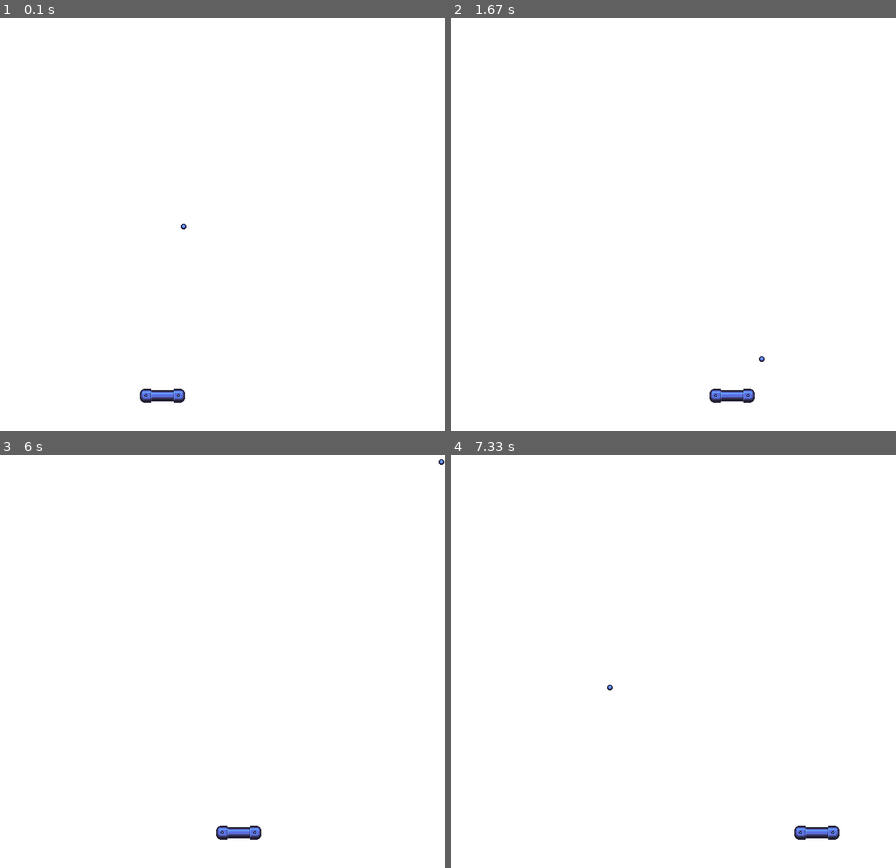
Above: before the commit, frames 1-4 (two rows, left to right).
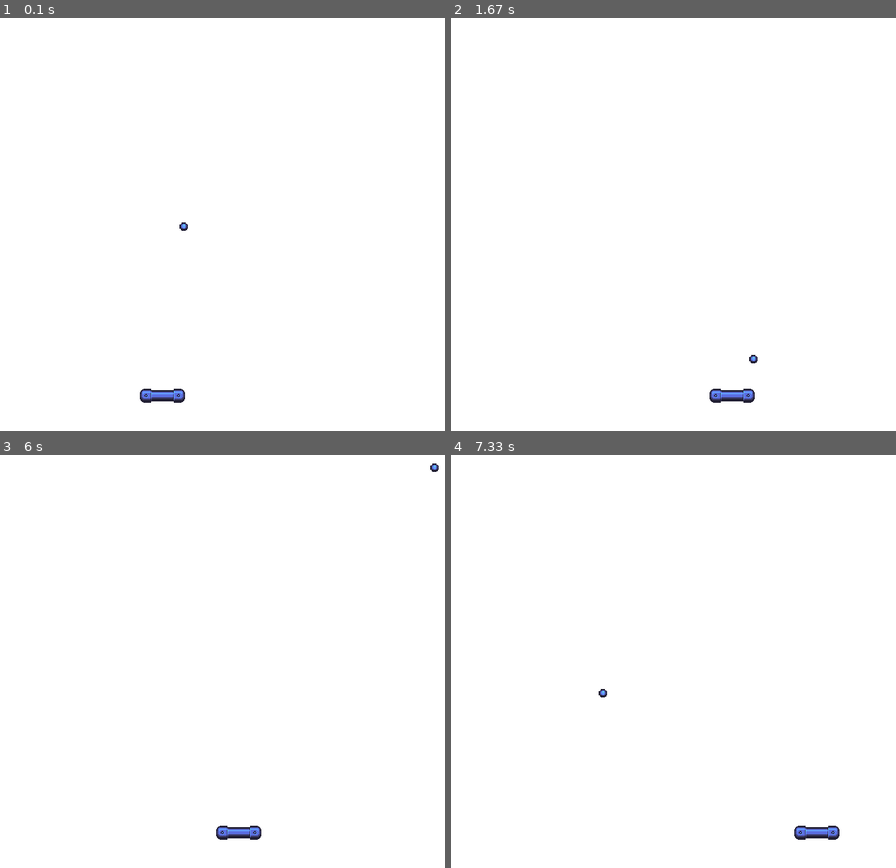
Above: after the commit, the same moments.

Repository: Kings-Crew/Gruppuppgift_pygame_projekt
Game: pygame game, started from main.py
The game is run twice, just before and just after one commit, with the same random seed, the same clock (stepped at 60 frames per second) and the same inputs.
Inputs:
- Up to frame 1 (0.1 s): no input
- Up to frame 2 (1.67 s): hold Right 0.33-0.8 s; hold Right 0.83-1.3 s; hold Left from 1.33 s (still down)
- Up to frame 3 (6 s): release Left at 1.87 s; hold Left 1.9-2.3 s; hold Right 2.33-2.97 s; hold Left 3-3.47 s; hold Right 3.5-3.97 s; hold Right 4-4.47 s; hold Left 4.5-5.03 s; hold Left 5.07-5.47 s; hold Right from 5.5 s (still down)
- Up to frame 4 (7.33 s): release Right at 6.13 s; hold Left 6.17-6.63 s; hold Right 6.67-7.13 s; hold Right from 7.17 s (still down)

The runs differ from the first frame. In frame 1, less than 0.1% of the frame differs, in the area x 40-43%, y 49-52%; in frame 2, less than 0.1%, in the area x 66-71%, y 81-84%; in frame 3, less than 0.1%; in frame 4, less than 0.1%.

Commit message:
ändrade bollens storlek

Diff:
--- a/main.py
+++ b/main.py
@@ -1,11 +1,12 @@
 
+from ctypes.wintypes import RGB
 import pygame
 import time
 import os
 from random import randint as RI
 
 pygame.init()
-collision_threshhold = 5
+collision_threshhold = 12
 max_ball_speed = 5
 WHITE = (255,255,255)
 FPS = 60
@@ -29,7 +30,7 @@
         self.direction = 0
         self.speed = 10
     def update(self):
-        if self.x_pos < 32:
+        if self.x_pos < 32:#32 halva bord length
             self.x_pos = 32
         if self.x_pos > WIDTH -32:
             self.x_pos = WIDTH -32
@@ -48,14 +49,15 @@
         self.x_pos = WIDTH / 2
         self.y_pos = HEIGHT / 2
         self.image = pygame.image.load(os.path.join(img_folder, 'ball_piece_blue.png')).convert_alpha()
+        self.image = pygame.transform.scale(self.image, (12,12))
         self.rect = self.image.get_rect()
         self.velocity = [RI(4,8), RI(-8, 8)]#self.velocity[0] är första random i listan och self.velocity[1] är den andra
         self.rect.center = (self.x_pos, self.y_pos)
     def update(self):
-        #4 är halva bollens storlek i pixels
-        if self.x_pos < 4 or self.x_pos > WIDTH - 4: #if ball collide with left or rigth side it will reverse
+        #6 är halva bollens storlek i pixels
+        if self.x_pos < 6 or self.x_pos > WIDTH - 6: #if ball collide with left or rigth side it will reverse
             self.velocity[0] = -self.velocity[0]
-        if self.y_pos < 4: #if the ball collide with the top of the screen
+        if self.y_pos < 6: #if the ball collide with the top of the screen
             self.velocity[1] = -self.velocity[1]
         if self.velocity[0] == 0:#if the velociy reach 0 in either x or y direction
             self.velocity[0] += 1
